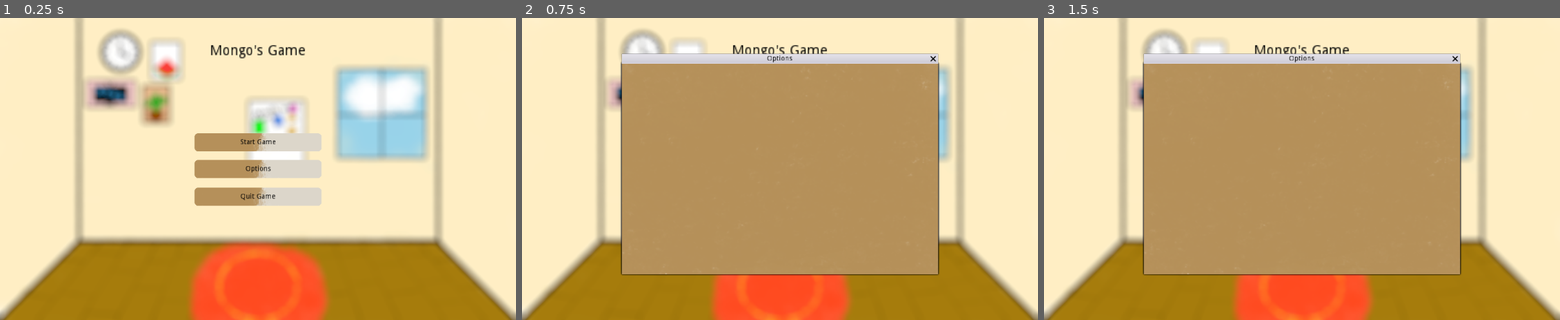
Above: before the commit, frames 1-3 (left to right).
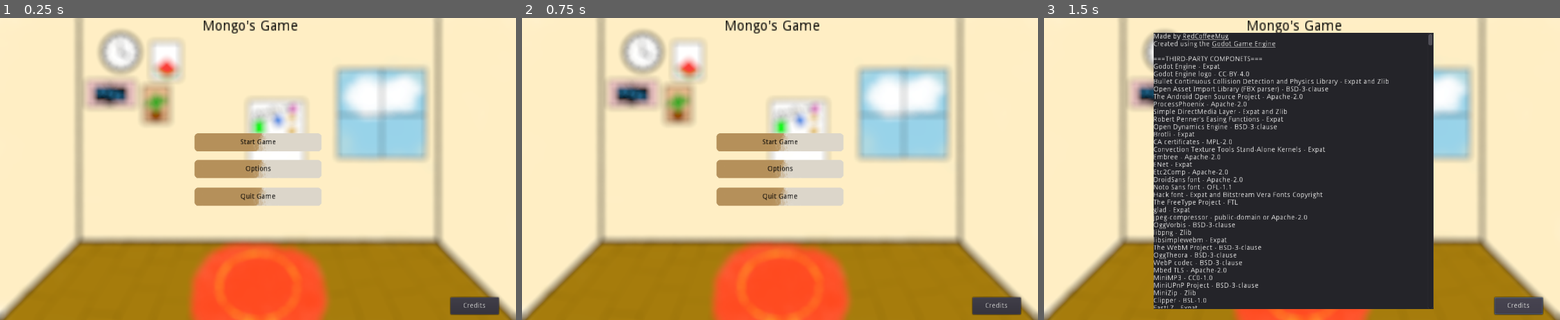
Above: after the commit, the same moments.

Repository: RedCoffeeMug/Mongos-Game
Game: Godot game, scene res://Scenes/Menu.tscn
Two runs of this game, one before a commit and one after it. Both use one fixed random seed, a clock stepped at 60 frames per second and the inputs below.
Inputs (mouse positions are in pixels of both pictures, inside the frame that each line leads up to):
- Up to frame 1 (0.25 s): no input
- Up to frame 2 (0.75 s): click "Options" at 0.5 s
- Up to frame 3 (1.5 s): click (1518, 304) at 1.25 s, where only the run after the commit has a clickable "Credits"

The runs differ from the first frame. In frame 1, 1.2% of the frame differs, in the area x 39-97%, y 0-99%; in frame 2, 44%; in frame 3, 56%, in the area x 19-97%, y 0-99%.

Commit message:
added mongo sprite & credits panel

Diff:
--- a/Scenes/DayTimer.tscn
+++ /dev/null
@@ -1,12 +0,0 @@
-[gd_scene load_steps=2 format=2]
-
-[ext_resource path="res://scripts/DayTimer.gd" type="Script" id=1]
-
-[node name="DayTimer" type="Node"]
-script = ExtResource( 1 )
-
-[node name="DayCycleTimer" type="Timer" parent="."]
-wait_time = 5.277
-autostart = true
-
-[connection signal="timeout" from="DayCycleTimer" to="." method="_on_Timer_timeout"]
--- /dev/null
+++ b/Scenes/DayTransition.tscn
@@ -0,0 +1,69 @@
+[gd_scene load_steps=5 format=2]
+
+[ext_resource path="res://scripts/DayTimer.gd" type="Script" id=1]
+
+[sub_resource type="Animation" id=1]
+length = 0.001
+tracks/0/type = "value"
+tracks/0/path = NodePath("ColorRect:color")
+tracks/0/interp = 1
+tracks/0/loop_wrap = true
+tracks/0/imported = false
+tracks/0/enabled = true
+tracks/0/keys = {
+"times": PoolRealArray( 0 ),
+"transitions": PoolRealArray( 1 ),
+"update": 0,
+"values": [ Color( 0, 0, 0, 0.498039 ) ]
+}
+
+[sub_resource type="Animation" id=2]
+resource_name = "day-to-night"
+length = 3.0
+tracks/0/type = "value"
+tracks/0/path = NodePath("ColorRect:color")
+tracks/0/interp = 1
+tracks/0/loop_wrap = true
+tracks/0/imported = false
+tracks/0/enabled = true
+tracks/0/keys = {
+"times": PoolRealArray( 0, 3 ),
+"transitions": PoolRealArray( 1, 1 ),
+"update": 0,
+"values": [ Color( 0, 0, 0, 0 ), Color( 0, 0, 0, 0.498039 ) ]
+}
+
+[sub_resource type="Animation" id=3]
+resource_name = "night-to-day"
+length = 3.0
+tracks/0/type = "value"
+tracks/0/path = NodePath("ColorRect:color")
+tracks/0/interp = 1
+tracks/0/loop_wrap = true
+tracks/0/imported = false
+tracks/0/enabled = true
+tracks/0/keys = {
+"times": PoolRealArray( 0, 3 ),
+"transitions": PoolRealArray( 1, 1 ),
+"update": 0,
+"values": [ Color( 0, 0, 0, 0.498039 ), Color( 0, 0, 0, 0 ) ]
+}
+
+[node name="Day_Night" type="StaticBody2D"]
+script = ExtResource( 1 )
+
+[node name="ColorRect" type="ColorRect" parent="."]
+margin_left = -305.0
+margin_top = -255.0
+margin_right = 1300.0
+margin_bottom = 904.0
+color = Color( 0, 0, 0, 0.498039 )
+
+[node name="AnimationPlayer" type="AnimationPlayer" parent="."]
+anims/RESET = SubResource( 1 )
+anims/day-to-night = SubResource( 2 )
+anims/night-to-day = SubResource( 3 )
+
+[node name="Timer" type="Timer" parent="."]
+wait_time = 3.0
+one_shot = true
--- a/Scenes/House.tscn
+++ b/Scenes/House.tscn
@@ -2,7 +2,7 @@
 
 [ext_resource path="res://scripts/Mongo.gd" type="Script" id=1]
 [ext_resource path="res://scripts/House.gd" type="Script" id=2]
-[ext_resource path="res://icon.png" type="Texture" id=3]
+[ext_resource path="res://assets/Mongo_Sprite1.png" type="Texture" id=3]
 [ext_resource path="res://assets/House-empty.png" type="Texture" id=4]
 [ext_resource path="res://Scenes/Pause_Menu.tscn" type="PackedScene" id=5]
 [ext_resource path="res://assets/Button_normal.png" type="Texture" id=6]
@@ -19,7 +19,8 @@
 texture = ExtResource( 4 )
 
 [node name="Mongo" type="Sprite" parent="."]
-position = Vector2( 517, 517 )
+position = Vector2( 505, 468 )
+scale = Vector2( 0.792969, 0.792969 )
 texture = ExtResource( 3 )
 script = ExtResource( 1 )
 
--- a/Scenes/Menu.tscn
+++ b/Scenes/Menu.tscn
@@ -1,9 +1,8 @@
-[gd_scene load_steps=6 format=2]
+[gd_scene load_steps=5 format=2]
 
 [ext_resource path="res://scripts/Menu.gd" type="Script" id=1]
 [ext_resource path="res://assets/House_Blur.png" type="Texture" id=2]
 [ext_resource path="res://assets/MenuButton_Normal.png" type="Texture" id=3]
-[ext_resource path="res://assets/Options_Menu.png" type="Texture" id=4]
 [ext_resource path="res://Audio/Mongo_MainMenu.wav" type="AudioStream" id=5]
 
 [node name="Menu" type="Control"]
@@ -31,7 +30,7 @@
 margin_bottom = -33.0
 texture_normal = ExtResource( 3 )
 
-[node name="Label" type="Label" parent="StartButton"]
+[node name="StartLabel" type="Label" parent="StartButton"]
 modulate = Color( 0, 0, 0, 1 )
 anchor_right = 1.0
 anchor_bottom = 1.0
@@ -50,7 +49,7 @@
 margin_bottom = 20.0
 texture_normal = ExtResource( 3 )
 
-[node name="Label" type="Label" parent="OptionsButton"]
+[node name="OptionLabel" type="Label" parent="OptionsButton"]
 modulate = Color( 0, 0, 0, 1 )
 anchor_right = 1.0
 anchor_bottom = 1.0
@@ -69,7 +68,7 @@
 margin_bottom = 75.0
 texture_normal = ExtResource( 3 )
 
-[node name="Label" type="Label" parent="QuitButton"]
+[node name="QuitLabel" type="Label" parent="QuitButton"]
 modulate = Color( 0, 0, 0, 1 )
 anchor_right = 1.0
 anchor_bottom = 1.0
@@ -77,33 +76,37 @@
 align = 1
 valign = 1
 
-[node name="Title" type="Label" parent="."]
-modulate = Color( 0, 0, 0, 1 )
-anchor_left = 0.5
-anchor_right = 0.5
-margin_left = -177.0
-margin_bottom = 66.0
+[node name="CreditsButton" type="Button" parent="."]
+margin_left = 894.0
+margin_top = 555.0
+margin_right = 990.0
+margin_bottom = 589.0
+text = "Credits"
+
+[node name="Title" type="RichTextLabel" parent="."]
+margin_left = 394.0
+margin_top = 3.0
+margin_right = 497.0
+margin_bottom = 21.0
 rect_scale = Vector2( 2, 2 )
+custom_colors/default_color = Color( 0, 0, 0, 1 )
+bbcode_enabled = true
+bbcode_text = "[center]Mongo's Game"
 text = "Mongo's Game"
-align = 1
-valign = 1
 
-[node name="OptionsMenu" type="WindowDialog" parent="."]
-anchor_left = 0.5
-anchor_top = 0.5
-anchor_right = 0.5
-anchor_bottom = 0.5
-margin_left = -314.0
-margin_top = -209.0
-margin_right = 314.0
-margin_bottom = 209.0
-window_title = "Options"
+[node name="CreditsPanel" type="Panel" parent="."]
+visible = false
+margin_left = 217.0
+margin_top = 30.0
+margin_right = 773.0
+margin_bottom = 578.0
 
-[node name="TextureRect" type="TextureRect" parent="OptionsMenu"]
+[node name="credits_label" type="RichTextLabel" parent="CreditsPanel"]
 anchor_right = 1.0
 anchor_bottom = 1.0
-texture = ExtResource( 4 )
+bbcode_enabled = true
 
 [connection signal="pressed" from="StartButton" to="." method="_on_StartButton_pressed"]
 [connection signal="pressed" from="OptionsButton" to="." method="_on_OptionsButton_pressed"]
 [connection signal="pressed" from="QuitButton" to="." method="_on_QuitButton_pressed"]
+[connection signal="pressed" from="CreditsButton" to="." method="_on_CreditsButton_pressed"]
--- a/project.godot
+++ b/project.godot
@@ -18,7 +18,6 @@
 
 global="*res://scripts/Global_Script.gd"
 SceneTransition="*res://Scenes/scene_transition.tscn"
-DayTimer="*res://Scenes/DayTimer.tscn"
 
 [display]
 
--- a/scripts/DayTimer.gd
+++ /dev/null
@@ -1,9 +0,0 @@
-extends Node
-
-var day = true;
-signal time_changed()
-
-
-func _on_Timer_timeout():
-	day = not day
-	emit_signal("time_changed")
--- a/scripts/House.gd
+++ b/scripts/House.gd
@@ -7,8 +7,6 @@
 func _ready():
 	coins.text = "Coins: " + str(global.coins)
 	pats.text = "Pats: " + str(global.pats)
-	var daycycle = get_tree().get_root().find_node("DayTimer", true, false)
-	daycycle.connect("time_changed",self, "handle_time_change")
 
 
 func _on_Mongo_pats_changed():
@@ -27,13 +25,6 @@
 	coins.text = "Coins: " + str(global.coins)
 
 
-func handle_time_change():
-	if DayTimer.day == false:
-		print("night")
-	else:
-		print("day")
-
-
 func _process(delta):
 
 	if $BackgroundMusic.playing == false:
--- a/scripts/Menu.gd
+++ b/scripts/Menu.gd
@@ -1,6 +1,32 @@
 extends Control
 
-onready var popup = get_node("OptionsMenu")
+onready var CreditsPanel = get_node("CreditsPanel")
+
+
+func _ready():
+	#Generating text
+	var copyright_text = ""
+
+	copyright_text += "Made by [url=https://github.com/RedCoffeeMug]RedCoffeeMug[/url]\n"
+	copyright_text += "Created using the [url=https://godotengine.org/license/]Godot Game Engine[/url]"
+
+	#license
+	var copyright_info = Engine.get_copyright_info()
+	copyright_text += "\n\n===THIRD-PARTY COMPONETS===\n"
+	for part in copyright_info:
+		copyright_text += part["name"] + " - " + part["parts"][0]["license"] + "\n"
+
+	#license text
+	copyright_text += "\n===LICENSE TEXTS===\n"
+	var licenses = Engine.get_license_info()
+	for license in licenses:
+		copyright_text += "-----" + license + "-----\n" + licenses[license] + "\n\n"
+
+	#put text in label
+	$CreditsPanel/credits_label.bbcode_text = copyright_text
+
+	CreditsPanel.hide()
+
 
 
 func _on_StartButton_pressed():
@@ -8,7 +34,7 @@
 
 
 func _on_OptionsButton_pressed():
-	popup.visible = true
+	pass
 
 
 func _on_QuitButton_pressed():
@@ -18,3 +44,10 @@
 func _process(delta):
 	if $BackgroundMusic.playing == false:
 		$BackgroundMusic.play()
+
+
+func _on_CreditsButton_pressed():
+	if CreditsPanel.visible == false:
+		CreditsPanel.show()
+	else:
+		CreditsPanel.hide()
Binary file added: assets/Mongo_Sprite1.png
Not shown, added: assets/Mongo_Sprite1.png.import
